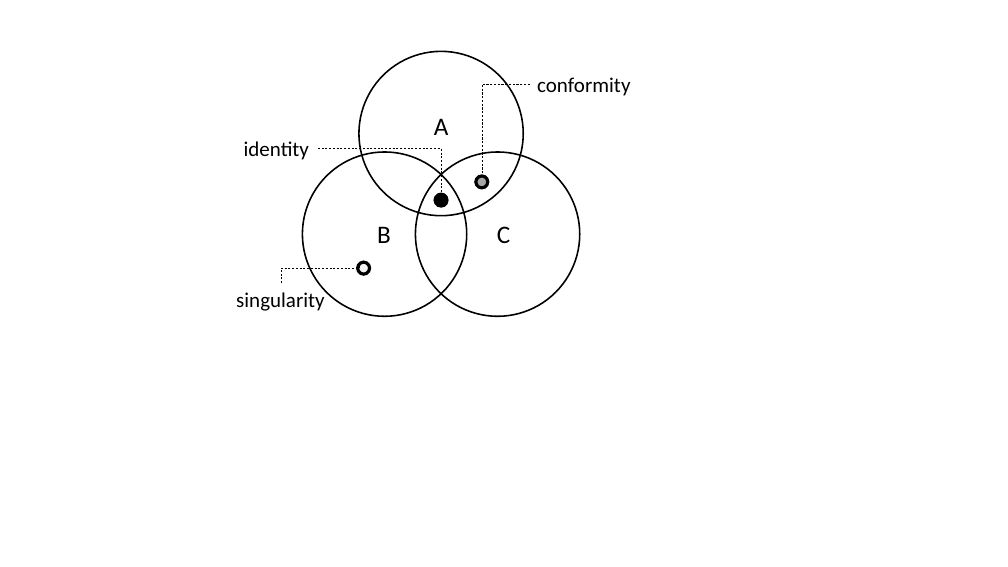
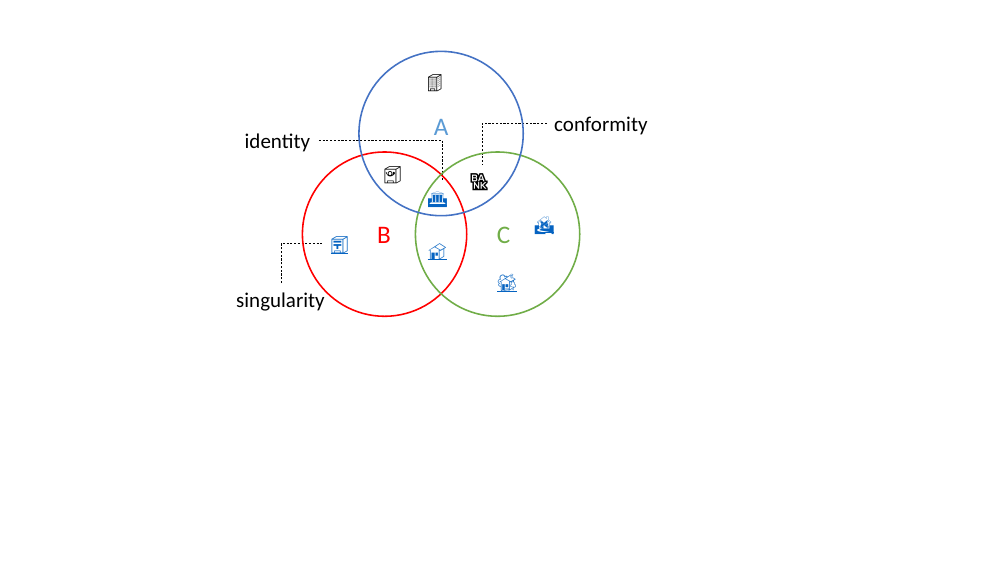
Before and after one commit to zoometh/thomashuet, a slide deck: slide 1 of teachings/stats/images/Presentation1.pptx. Drawn at 1008x567 pixels with LibreOffice and Linux fonts; fonts in the diff are those of the drawing. Boxes give left, top, right and bottom in pixels: in the first picture for what was removed or moved away, otherwise in the second. Text is boxed around its words. In the diff, an @@ line names an element or a change of style, - is before the commit and + after.

```diff
--- a/teachings/stats/images/Presentation1.pptx
+++ b/teachings/stats/images/Presentation1.pptx
@@ ellipse at <box>359,51,523,216</box>: outline #000000 1.5 pt to #4472C4 1.5 pt @@
@@ text added at <box>420,66,462,96</box>, 18 pt, text #000000 @@
+🏢
@@ text "A" at <box>434,119,449,142</box>: text colour #000000 to #5B9BD5 @@
@@ text "conformity": place and size @@
-text "conformity" at <box>537,77,630,96</box>
+text "conformity" at <box>554,116,647,135</box>
@@ text "identity": place and size @@
-text "identity" at <box>244,141,309,160</box>
+text "identity" at <box>245,133,310,152</box>
@@ elbow line moved from (318, 148) - (441, 206) to (319, 140) - (442, 181) @@
@@ elbow line moved from (530, 84) - (482, 176) to (547, 123) - (482, 164) @@
@@ ellipse at <box>302,152,467,316</box>: outline #000000 1.5 pt to #FF0000 1.5 pt @@
@@ text added at <box>377,158,415,188</box>, 18 pt, text #000000 @@
+🏤
@@ ellipse at <box>415,152,579,316</box>: outline #000000 1.5 pt to #70AD47 1.5 pt @@
@@ text added at <box>463,164,502,194</box>, 18 pt, text #000000 @@
+🏦
@@ ellipse removed at <box>476,176,488,188</box> @@
@@ text added at <box>421,181,464,211</box>, 18 pt, text #0563C1, underline @@
+🏛️
@@ ellipse removed at <box>436,194,448,206</box> @@
@@ text added at <box>528,208,566,238</box>, 18 pt, text #0563C1, underline @@
+🏚️
@@ text added at <box>324,228,362,259</box>, 18 pt, text #0563C1, underline @@
+🏣
@@ text "B" at <box>377,226,391,243</box>: text colour #000000 to #FF0000 @@
@@ text added at <box>420,234,464,265</box>, 18 pt, text #0563C1, underline @@
+🏠
@@ text "C" at <box>497,226,510,243</box>: text colour #000000 to #70AD47 @@
@@ elbow line moved from (281, 284) - (359, 264) to (281, 284) - (324, 243) @@
@@ ellipse removed at <box>358,262,370,274</box> @@
@@ text added at <box>490,266,541,296</box>, 18 pt, text #0563C1, underline @@
+🏡
```
Also in this commit, not shown: 1 other slide changed, 8 other files.
